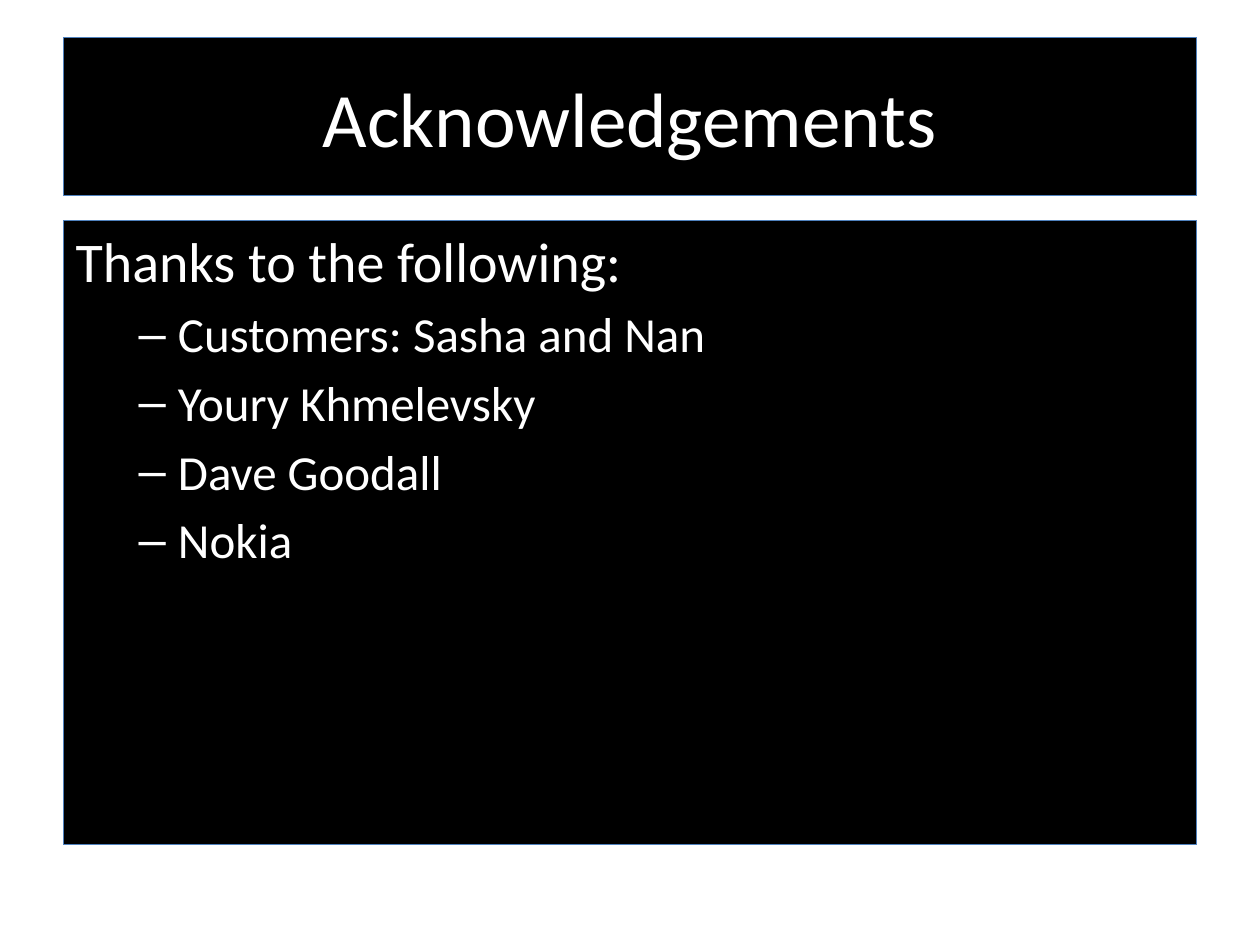
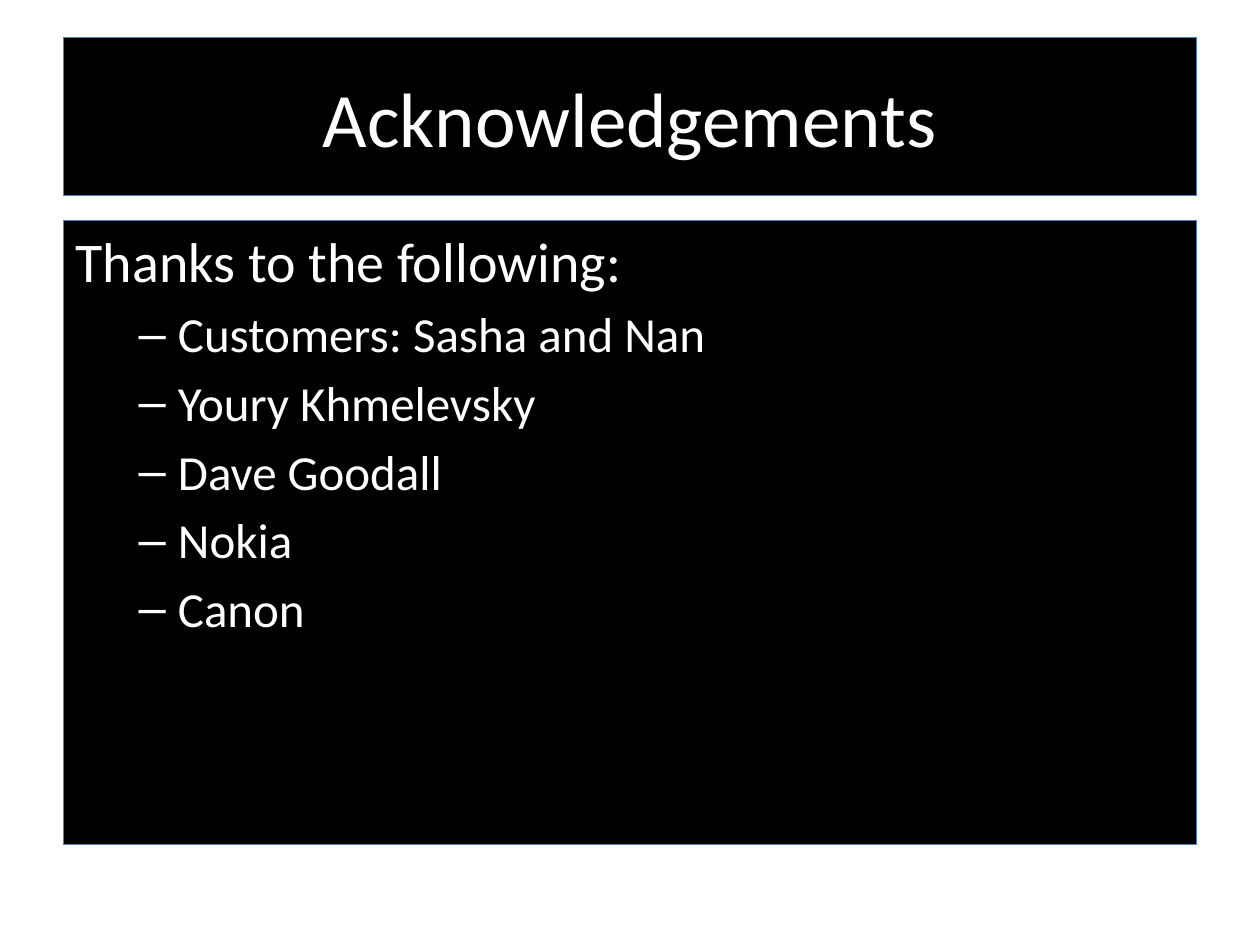
Before and after one commit to RedTeamCOSC470/Documentation, a slide deck: slide 22 of Stargazer_Presentation_Semester2.pptx (slide 18 before the commit). Drawn at 1260x945 pixels with LibreOffice and Linux fonts; fonts in the diff are those of the drawing; background and template pictures are left out. Boxes give left, top, right and bottom in pixels: in the first picture for what was removed or moved away, otherwise in the second. Text is boxed around its words. In the diff, an @@ line names an element or a change of style, - is before the commit and + after.

```diff
--- a/Stargazer_Presentation_Semester2.pptx
+++ b/Stargazer_Presentation_Semester2.pptx
@@ text at (x1=178, y1=595, x2=305, y2=628): paragraph added @@
+  – Canon
```
Also in this commit, not shown: 5 other slides changed, 4 slides added, 1 other file.
